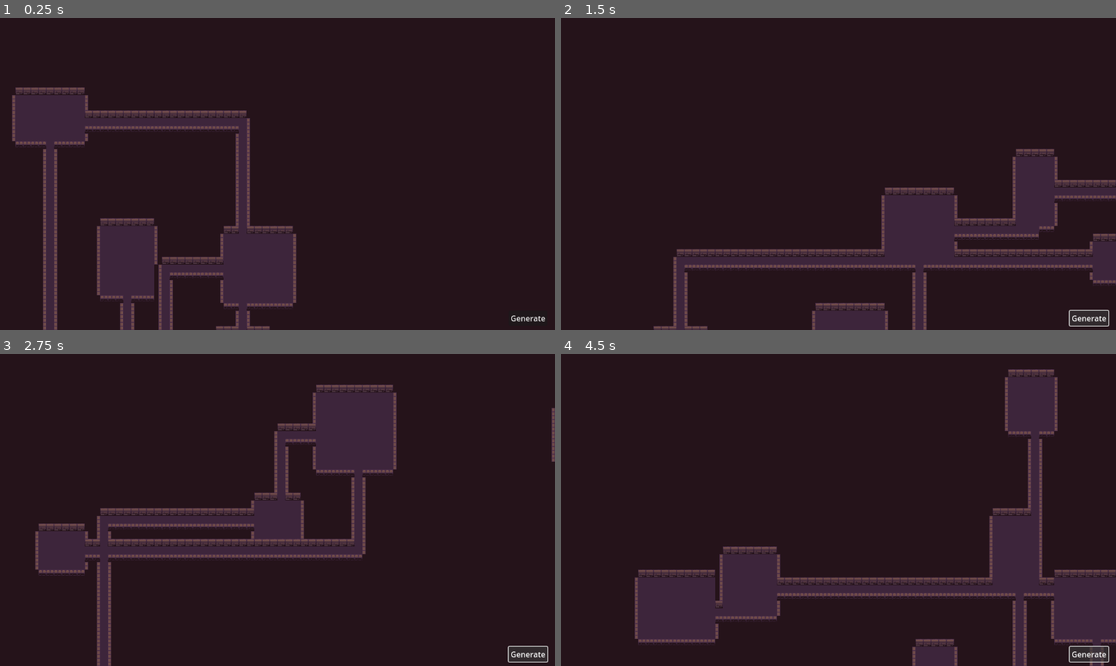
Above: before the commit, frames 1-4 (two rows, left to right).
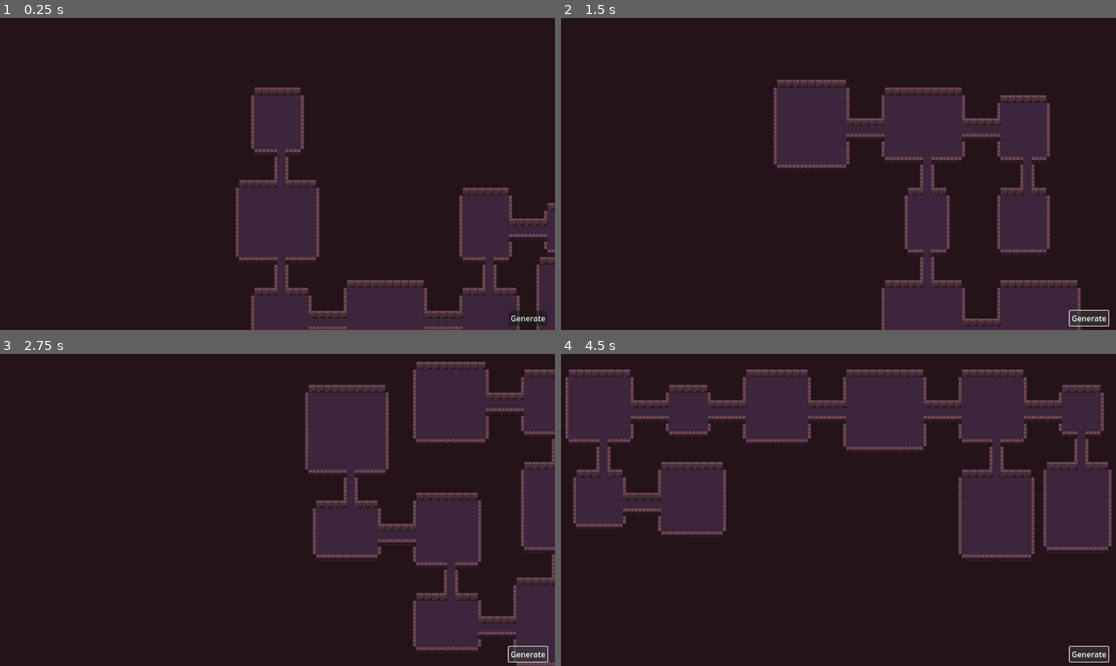
Above: after the commit, the same moments.

Repository: Imabubblr/DungeonCrawl
Game: Godot game, scene res://Scenes/dungeon_gen.tscn
Two runs of this game, one before a commit and one after it. Both use one fixed random seed, a clock stepped at 60 frames per second and the inputs below. Before the commit the project starts from res://dungeon_gen.tscn.
Inputs:
- Up to frame 1 (0.25 s): no input
- Up to frame 2 (1.5 s): click "Generate" at 0.5 s; click "Generate" at 1.25 s
- Up to frame 3 (2.75 s): click "Generate" at 2 s
- Up to frame 4 (4.5 s): tap Enter at 2.75, 4.25 s; tap Space at 3.5 s

The runs differ from the first frame. In frame 1, 25% of the frame differs, in the area x 2-100%, y 22-100%; in frame 2, 24%; in frame 3, 25%; in frame 4, 41%, in the area x 0-100%, y 4-100%.

Commit message:
Improved Dungeon Generation
Dungeons now generate clearly (except for corner tiles)

Diff:
--- a/dungeon-crawl/Scripts/dungeon_gen.gd
+++ b/dungeon-crawl/Scripts/dungeon_gen.gd
@@ -1,27 +1,37 @@
 extends Node2D
 @export var tile_map_layer: TileMapLayer
 
+#region Tile IDs
 var floor_tile := Vector2i(3,2)
 var wall_tile_bottom := Vector2i(3,0)
 var wall_tile_top := Vector2i(3,4)
-var wall_tile_left : = Vector2i(5,2)
-var wall_tile_right : = Vector2i(0,2)
-
-const WIDTH = 80
-const HEIGHT = 60
-const MIN_ROOM_SIZE = 5
-const MAX_ROOM_SIZE = 10
-const MAX_ROOMS = 10
-
-var grid = []
-var rooms = []
+var wall_tile_left := Vector2i(5,2)
+var wall_tile_right := Vector2i(0,2)
+#endregion
+
+#region Dungeon Generation Parameters
+const WIDTH = 80 # Size of the dungeon grid (in tiles)
+const HEIGHT = 60 # Size of the dungeon grid (in tiles)
+const MIN_ROOM_SIZE = 5	# Minimum size of a room (in tiles)
+const MAX_ROOM_SIZE = 10 # Maximum size of a room (in tiles)
+const MIN_ROOMS = 5 # Minimum number of rooms to generate
+const MAX_ROOMS = 10 # Maximum number of rooms to generate
+const ROOMS_PER_BRANCH = 3  # Max rooms that can branch from one room
+const MAX_BRANCH_DEPTH = 4  # How deep branches can go
+const MIN_HALL_LENGTH = 5 # Minimum length of the hallway between rooms (in tiles) - this is important to prevent rooms from being too close together and merging into one big room.
+const ROOM_PADDING = 1  # Minimum empty tiles around every room
+#endregion
+
+var grid = [] # 2D array representing the dungeon layout (0 = floor, 1 = wall)
+var rooms = [] # Stores the Rect2 of each room for easy access and connection
+var room_connections = {}  # Tracks which room each room connects to (parent)
 
 func _ready():
-	randomize()
-
-	initialize_grid()
-	generate_dungeon()
-	draw_dungeon()
+	randomize() # Initialize random seed
+
+	initialize_grid() # Fill the grid with walls
+	generate_dungeon() # Generate the dungeon layout
+	draw_dungeon() # Draw the dungeon on the TileMapLayer
 
 func initialize_grid():
 	for x in range(WIDTH):
@@ -30,25 +40,121 @@
 			grid[x].append(1)
 
 func generate_dungeon():
-	for i in range(MAX_ROOMS):
-		var room = generate_room()
-		if place_room(room):
-			if rooms.size() > 0:
-				connect_rooms(rooms[-1], room)
-			rooms.append(room)
+	var target_room_count = randi_range(MIN_ROOMS, MAX_ROOMS)
+	# Create the starting room
+	var start_room = generate_room()
+	if place_room(start_room):
+		rooms.append(start_room)
+		room_connections[rooms.size() - 1] = -1  # Starting room has no parent
+
+	# Generate branching rooms until we reach the target count
+	var rooms_to_process = [0]  # Start with the first room
+	var attempts = 0
+	var max_attempts = 50
+
+	while rooms.size() < target_room_count and attempts < max_attempts:
+		attempts += 1
+
+		if rooms_to_process.is_empty():
+			# If queue is empty but we don't have enough rooms, restart from existing rooms
+			rooms_to_process = range(rooms.size())
+
+		var parent_idx = rooms_to_process.pop_front()
+
+		# Always try to create branches until we reach the target room count
+		var num_branches = 2 if rooms.size() < target_room_count else randi() % 2 + 1
+
+		for branch in range(num_branches):
+			if rooms.size() >= MAX_ROOMS:
+				break
+
+			var new_room = generate_adjacent_room(rooms[parent_idx])
+			if new_room == null:
+				continue
+			if place_room(new_room):
+				connect_rooms(rooms[parent_idx], new_room)
+				rooms.append(new_room)
+				room_connections[rooms.size() - 1] = parent_idx
+				rooms_to_process.append(rooms.size() - 1)
+
+				if rooms.size() >= target_room_count:
+					break
+
+		# Continue branching with remaining rooms
+		if rooms.size() > target_room_count and randf() > 0.6:
+			continue
 
 func generate_room():
-	var width = randi() % (MAX_ROOM_SIZE - MIN_ROOM_SIZE + 1) + MIN_ROOM_SIZE
-	var height = randi() % (MAX_ROOM_SIZE - MIN_ROOM_SIZE + 1) + MIN_ROOM_SIZE
+	var size = generate_square_room_size()
+	var width = size.x
+	var height = size.y
 
 	var x = randi() % (WIDTH - width - 1) + 1
 	var y = randi() % (HEIGHT - height - 1) + 1
 
 	return Rect2(x, y, width, height)
 
+func generate_square_room_size():
+	var width = randi() % (MAX_ROOM_SIZE - MIN_ROOM_SIZE + 1) + MIN_ROOM_SIZE
+	var delta = randi_range(0, 2)
+	var height = width
+
+	if randf() < 0.5:
+		height = clampi(width + delta, MIN_ROOM_SIZE, MAX_ROOM_SIZE)
+	else:
+		height = clampi(width - delta, MIN_ROOM_SIZE, MAX_ROOM_SIZE)
+
+	return Vector2i(width, height)
+
+func generate_adjacent_room(parent_room):
+	# Generate a room adjacent to the parent room with a hall between them.
+	# We reject invalid placements instead of clamping, so the hallway length stays intact.
+	for attempt in range(12):
+		var size = generate_square_room_size()
+		var width = size.x
+		var height = size.y
+		var direction = randi() % 4  # 0=right, 1=down, 2=left, 3=up
+		var x = 0
+		var y = 0
+
+		match direction:
+			0:  # Right
+				x = int(parent_room.end.x) + MIN_HALL_LENGTH
+				y = int(parent_room.position.y + parent_room.size.y / 2 - height / 2)
+			1:  # Down
+				x = int(parent_room.position.x + parent_room.size.x / 2 - width / 2)
+				y = int(parent_room.end.y) + MIN_HALL_LENGTH
+			2:  # Left
+				x = int(parent_room.position.x) - width - MIN_HALL_LENGTH
+				y = int(parent_room.position.y + parent_room.size.y / 2 - height / 2)
+			3:  # Up
+				x = int(parent_room.position.x + parent_room.size.x / 2 - width / 2)
+				y = int(parent_room.position.y) - height - MIN_HALL_LENGTH
+
+		var candidate_room = Rect2(x, y, width, height)
+		if candidate_room.position.x < 1:
+			continue
+		if candidate_room.position.y < 1:
+			continue
+		if candidate_room.end.x >= WIDTH:
+			continue
+		if candidate_room.end.y >= HEIGHT:
+			continue
+		return candidate_room
+
+	return null
+
 func place_room(room):
-	for x in range(room.position.x, room.end.x):
-		for y in range(room.position.y, room.end.y):
+	var left = int(room.position.x) - ROOM_PADDING
+	var top = int(room.position.y) - ROOM_PADDING
+	var right = int(room.end.x) + ROOM_PADDING
+	var bottom = int(room.end.y) + ROOM_PADDING
+
+	if left < 0 or top < 0 or right > WIDTH or bottom > HEIGHT:
+		return false
+
+	for x in range(left, right):
+		for y in range(top, bottom):
 			if grid[x][y] == 0:
 				return false
 
@@ -58,31 +164,60 @@
 	return true
 
 func connect_rooms(room1, room2, corridor_width=1):
-	var start = Vector2(
-		int(room1.position.x + room1.size.x / 2),
-		int(room1.position.y + room1.size.y / 2)
-	)
-
-	var end = Vector2(
-		int(room2.position.x + room2.size.x / 2),
-		int(room2.position.y + room2.size.y / 2)
-	)
-
-	var current = start
-
-	while current.x != end.x:
-		current.x += 1 if end.x > current.x else -1
-		for i in range(-int(corridor_width / 2), int(corridor_width / 2) + 1):
-			for j in range(-int(corridor_width / 2), int(corridor_width / 2) + 1):
-				if current.y + j >= 0 and current.y + j < HEIGHT and current.x + i >= 0 and current.x + i < WIDTH:
-					grid[current.x + i][current.y + j] = 0
-
-	while current.y != end.y:
-		current.y += 1 if end.y > current.y else -1
-		for i in range(-int(corridor_width / 2), int(corridor_width / 2) + 1):
-			for j in range(-int(corridor_width / 2), int(corridor_width / 2) + 1):
-				if current.x + i >= 0 and current.x + i < WIDTH and current.y + j >= 0 and current.y + j < HEIGHT:
-					grid[current.x + i][current.y + j] = 0
+	# Find midpoints of the adjacent sides
+	var midpoint1 = Vector2()
+	var midpoint2 = Vector2()
+
+	# Determine which sides are adjacent and draw straight line between their midpoints
+	var room1_right = int(room1.end.x)
+	var room1_left = int(room1.position.x)
+	var room1_top = int(room1.position.y)
+	var room1_bottom = int(room1.end.y)
+
+	var room2_right = int(room2.end.x)
+	var room2_left = int(room2.position.x)
+	var room2_top = int(room2.position.y)
+	var room2_bottom = int(room2.end.y)
+
+	var room1_mid_y = int(room1.position.y + room1.size.y / 2)
+	var room1_mid_x = int(room1.position.x + room1.size.x / 2)
+	var room2_mid_y = int(room2.position.y + room2.size.y / 2)
+	var room2_mid_x = int(room2.position.x + room2.size.x / 2)
+
+	# Horizontal corridor (rooms are left-right adjacent)
+	if room1_right < room2_left:  # Room1 is to the left
+		midpoint1 = Vector2(room1_right, room1_mid_y)
+		midpoint2 = Vector2(room2_left, room2_mid_y)
+		# Draw horizontal line
+		for x in range(int(midpoint1.x), int(midpoint2.x) + 1):
+			for i in range(-int(corridor_width / 2), int(corridor_width / 2) + 1):
+				if room1_mid_y + i >= 0 and room1_mid_y + i < HEIGHT:
+					grid[x][room1_mid_y + i] = 0
+	elif room2_right < room1_left:  # Room2 is to the left
+		midpoint1 = Vector2(room1_left, room1_mid_y)
+		midpoint2 = Vector2(room2_right, room2_mid_y)
+		# Draw horizontal line
+		for x in range(int(midpoint2.x), int(midpoint1.x) + 1):
+			for i in range(-int(corridor_width / 2), int(corridor_width / 2) + 1):
+				if room1_mid_y + i >= 0 and room1_mid_y + i < HEIGHT:
+					grid[x][room1_mid_y + i] = 0
+	# Vertical corridor (rooms are top-bottom adjacent)
+	elif room1_bottom < room2_top:  # Room1 is above
+		midpoint1 = Vector2(room1_mid_x, room1_bottom)
+		midpoint2 = Vector2(room2_mid_x, room2_top)
+		# Draw vertical line
+		for y in range(int(midpoint1.y), int(midpoint2.y) + 1):
+			for i in range(-int(corridor_width / 2), int(corridor_width / 2) + 1):
+				if room1_mid_x + i >= 0 and room1_mid_x + i < WIDTH:
+					grid[room1_mid_x + i][y] = 0
+	elif room2_bottom < room1_top:  # Room2 is above
+		midpoint1 = Vector2(room1_mid_x, room1_top)
+		midpoint2 = Vector2(room2_mid_x, room2_bottom)
+		# Draw vertical line
+		for y in range(int(midpoint2.y), int(midpoint1.y) + 1):
+			for i in range(-int(corridor_width / 2), int(corridor_width / 2) + 1):
+				if room1_mid_x + i >= 0 and room1_mid_x + i < WIDTH:
+					grid[room1_mid_x + i][y] = 0
 
 func draw_dungeon():
 	if not tile_map_layer:
@@ -117,6 +252,7 @@
 	grid.clear()
 	initialize_grid()
 	rooms.clear()
+	room_connections.clear()
 
 
 func _on_button_pressed() -> void:
Renamed: dungeon-crawl/dungeon_gen.tscn -> dungeon-crawl/Scenes/dungeon_gen.tscn
